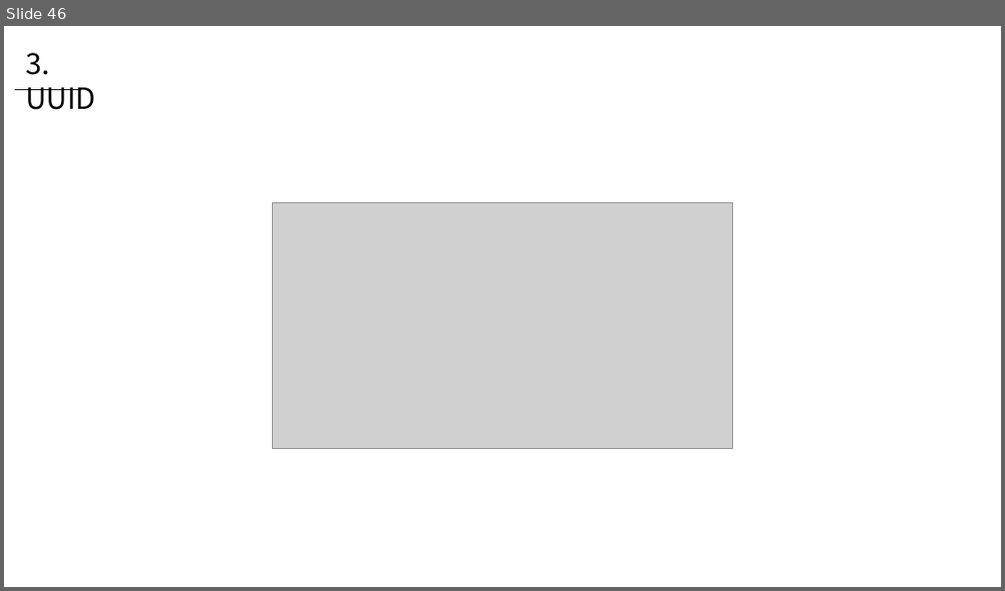
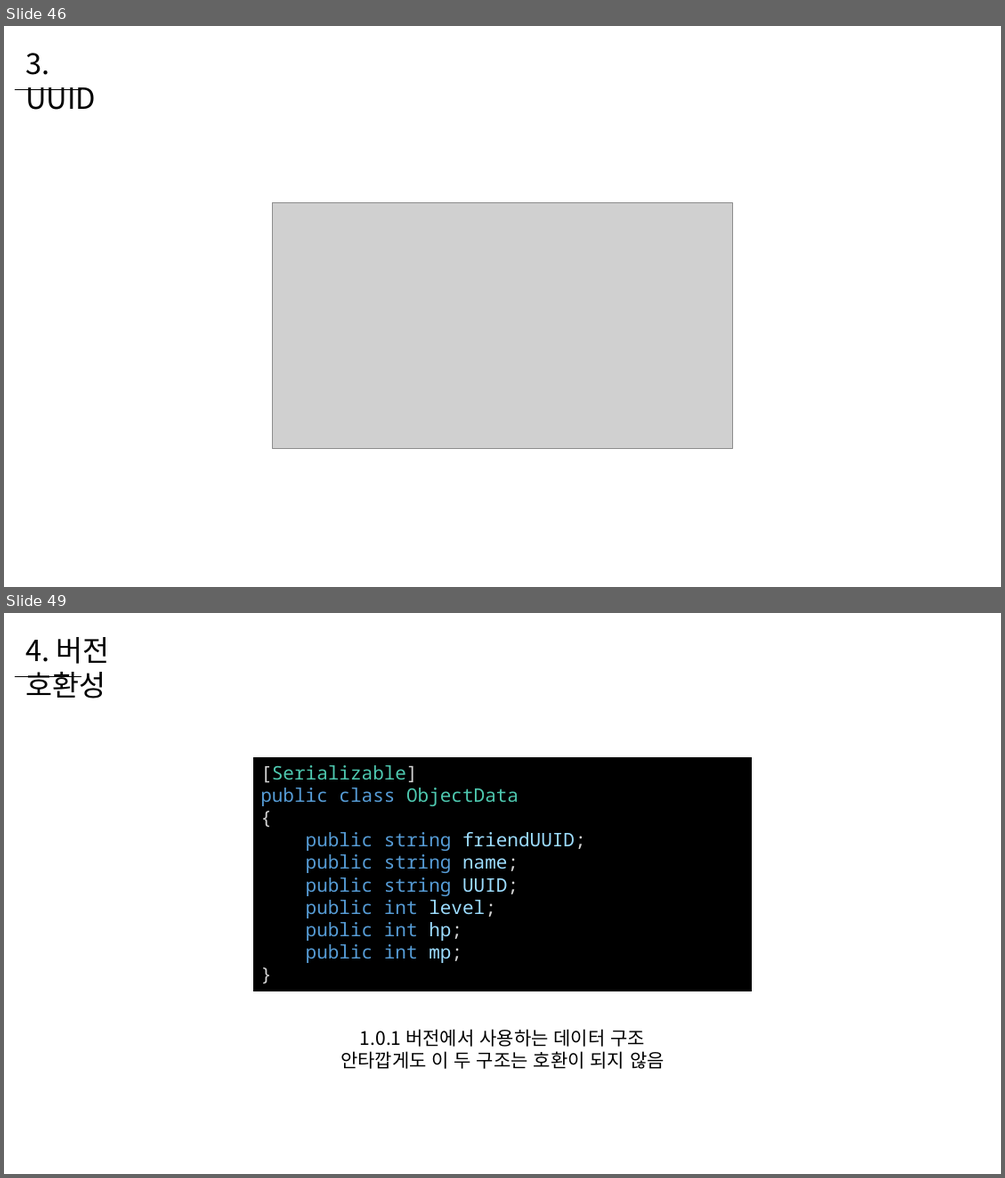
Before and after one commit to WooLyung/2022-Unity-Lecture, a slide deck: 5 - 데이터 관리 심화.pptx. Shown one above the other, each under a label of ours: slide 46 before the commit, slides 46 and 49 after it; the slides between them are not shown. The pictures are 1005x591 and 1005x1178 pixels, drawn with LibreOffice and Linux fonts; fonts in the diff are those of the drawing; grey boxes stand for pictures. Boxes give left, top, right and bottom in pixels: in the first picture for what was removed or moved away, otherwise in the second. Text is boxed around its words. In the diff, an @@ line names an element or a change of style, - is before the commit and + after.

```diff
--- a/5 - 데이터 관리 심화.pptx
+++ b/5 - 데이터 관리 심화.pptx
@@ slide 49 added at [4, 613, 1001, 1174], background #FFFFFF @@
@@ text added at [25, 637, 110, 698], 28 pt, text #000000 @@
+4. 버전 호환성
@@ line added from (15, 676) to (81, 676), #000000 0.5 pt @@
@@ rectangle added at [253, 757, 752, 991], fill #000000, 18 pt, text #569CD6 @@
+[Serializable]
+public class ObjectData
+{
+public string friendUUID;
+public string name;
+public string UUID;
+public int level;
+public int hp;
+public int mp;
+}
@@ text added at [340, 1029, 664, 1069], 18 pt, text #000000 @@
+1.0.1 버전에서 사용하는 데이터 구조
+안타깝게도 이 두 구조는 호환이 되지 않음
```
Also in this commit, not shown: 2 slides changed, 16 other slides added.
